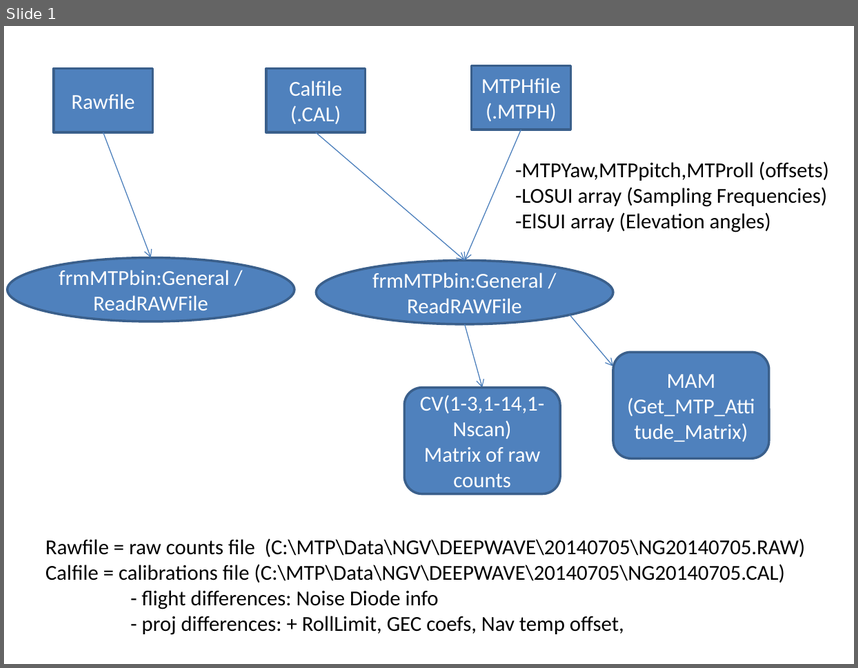
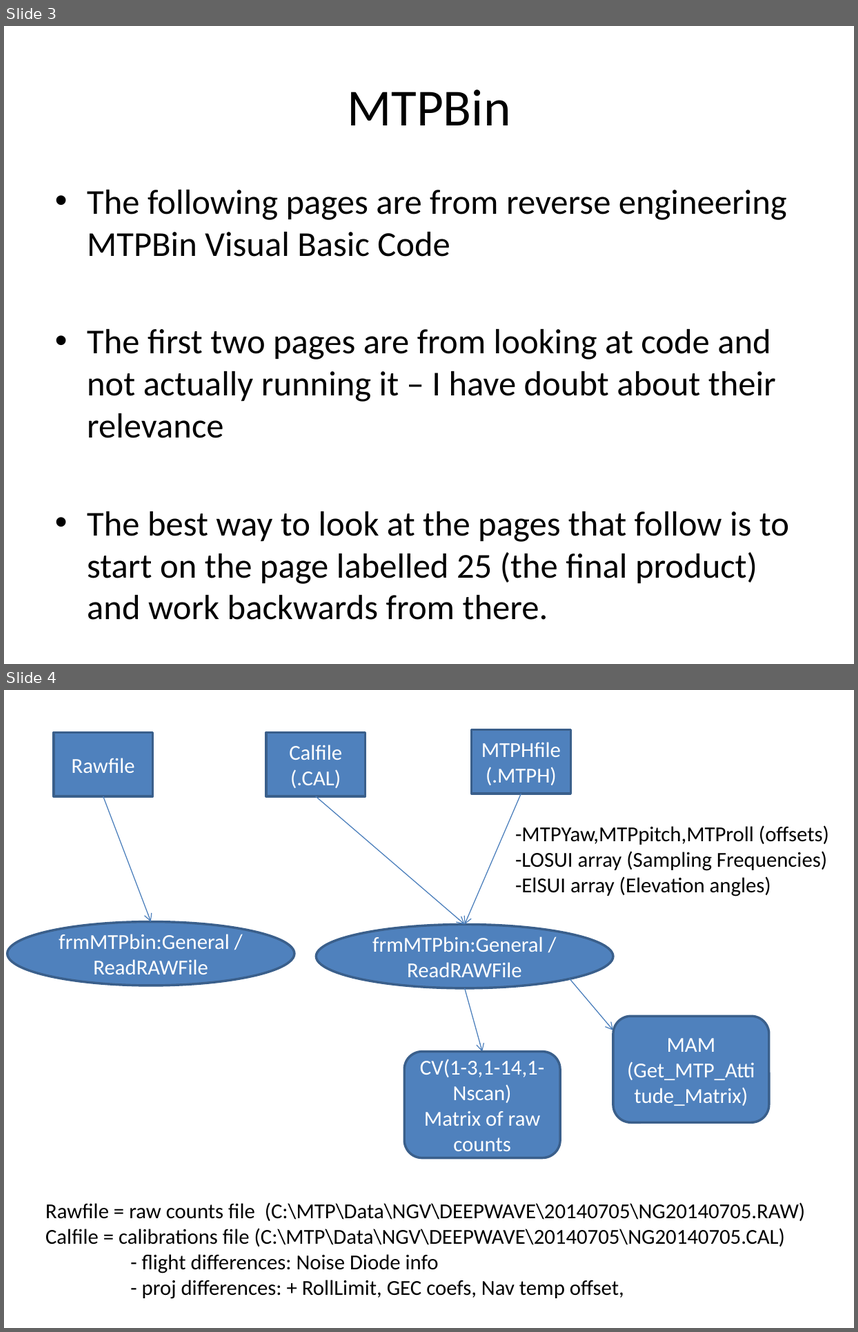
Before and after one commit to NCAR/nimbus, a slide deck: instruments/mtp/doc/MTP-DFD.pptx. Shown one above the other, each under a label of ours: slide 1 before the commit, slides 3 and 4 after it. The pictures are 858x668 and 858x1332 pixels, drawn with LibreOffice and Linux fonts; fonts in the diff are those of the drawing. Boxes give left, top, right and bottom in pixels: in the first picture for what was removed or moved away, otherwise in the second. Text is boxed around its words. In the diff, an @@ line names an element or a change of style, - is before the commit and + after.

Commit message:
Update to move documentation of the .bin file to the end (not clear it has significant relevance), to add a slightly modified version of the diagram that Chris Webster created which is a very high level picture of the MTP processing, and to add a little verbiage about the document and how best to use it.

```diff
--- a/instruments/mtp/doc/MTP-DFD.pptx
+++ b/instruments/mtp/doc/MTP-DFD.pptx
@@ slide 3 added at (x1=4, y1=26, x2=854, y2=664), background #FFFFFF @@
@@ title added at (x1=347, y1=89, x2=511, y2=125), 44 pt, text #000000 @@
+MTPBin
@@ text added at (x1=87, y1=190, x2=789, y2=584), 29.6 pt, text #000000 @@
+• The following pages are from reverse engineering MTPBin Visual Basic Code
+• The first two pages are from looking at code and not actually running it – I have doubt about their relevance
+• The best way to look at the pages that follow is to start on the page labelled 25 (the final product) and work backwards from there.
@@ what was slide 1 is now slide 4 @@
```
Also in this commit, not shown: 2 other slides added.
